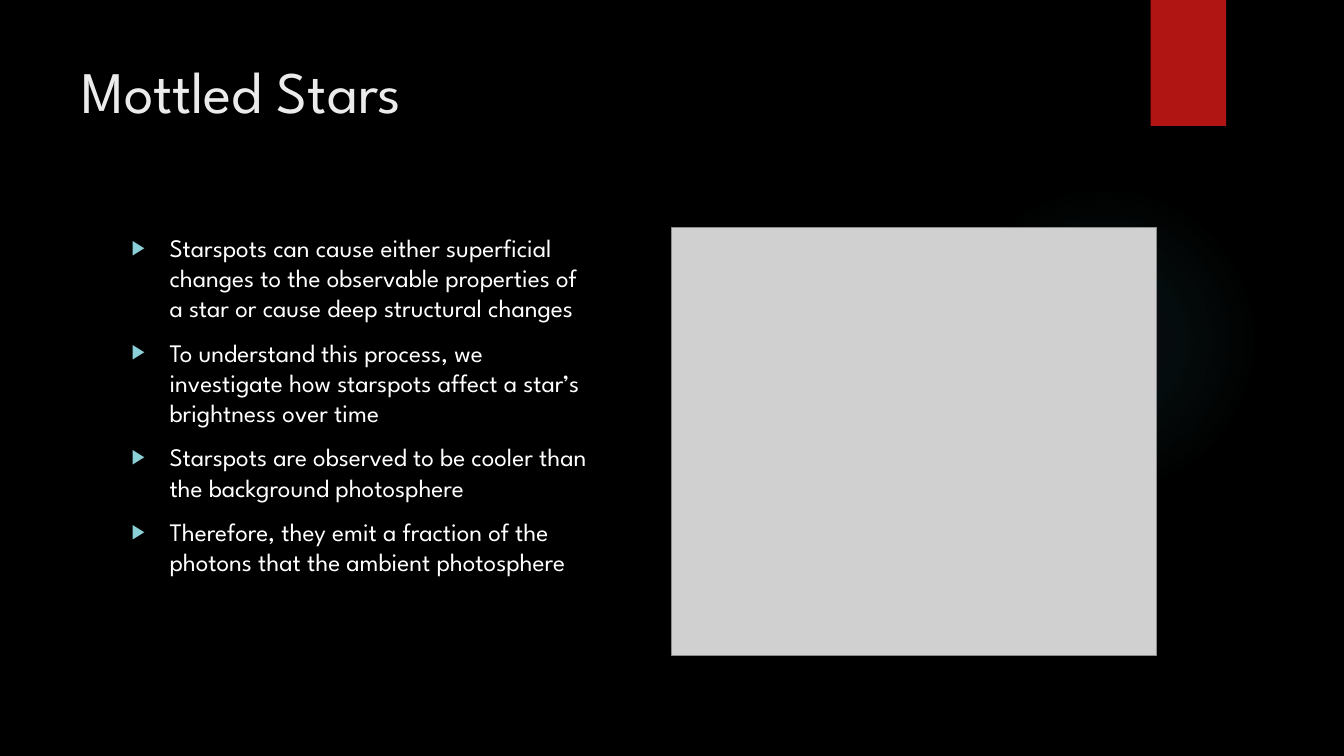
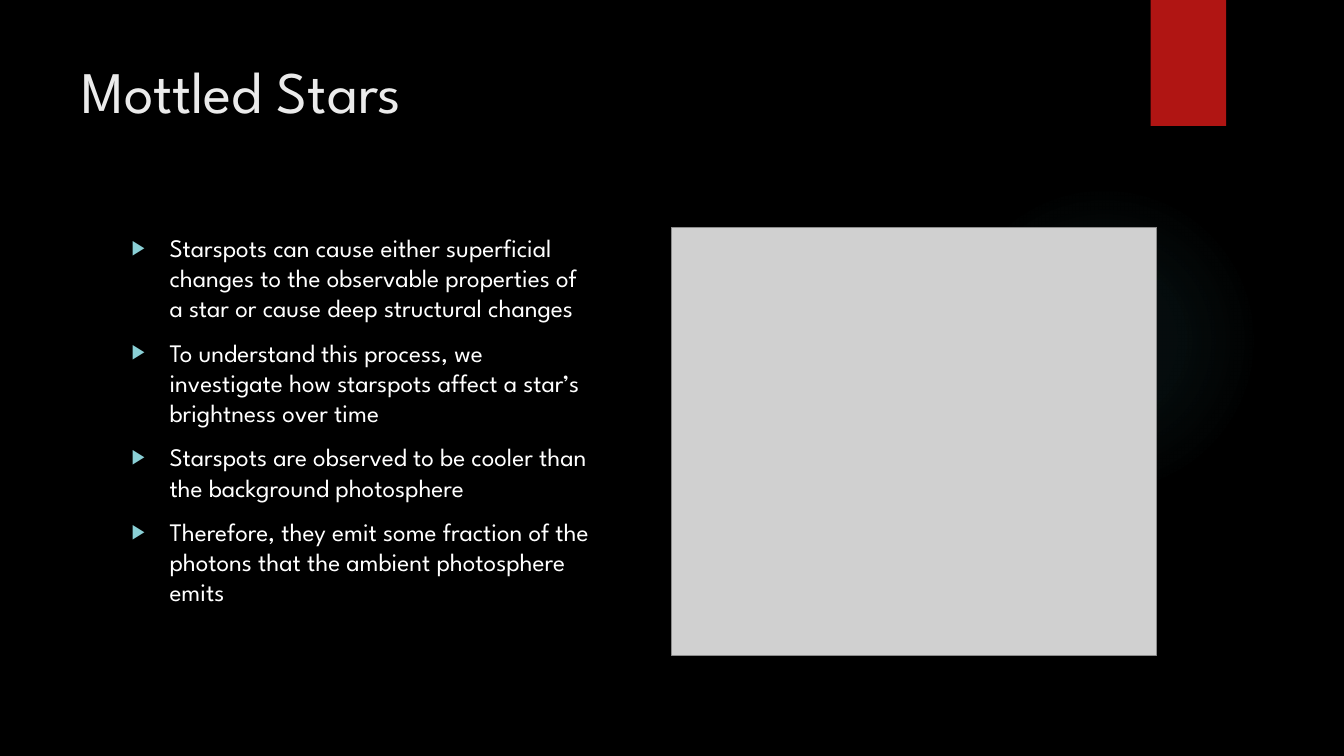
Before and after one commit to mljohn2151/ASTR-3150-GitHub, a slide deck: slide 2 of FUSE - Mottled Stars/FUSE Methodology/Mottled Stars Methodology.pptx. Drawn at 1344x756 pixels with LibreOffice and Linux fonts; fonts in the diff are those of the drawing; grey boxes stand for pictures; background and template pictures are left out. Boxes give left, top, right and bottom in pixels: in the first picture for what was removed or moved away, otherwise in the second. Text is boxed around its words. In the diff, an @@ line names an element or a change of style, - is before the commit and + after.

```diff
--- a/FUSE - Mottled Stars/FUSE Methodology/Mottled Stars Methodology.pptx
+++ b/FUSE - Mottled Stars/FUSE Methodology/Mottled Stars Methodology.pptx
@@ text at (170,523,588,602): text changed @@
-▶ Therefore, they emit a fraction of the photons that the ambient photosphere
+▶ Therefore, they emit some fraction of the photons that the ambient photosphere emits
```
Also in this commit, not shown: 1 other slide changed, 2 other files.
